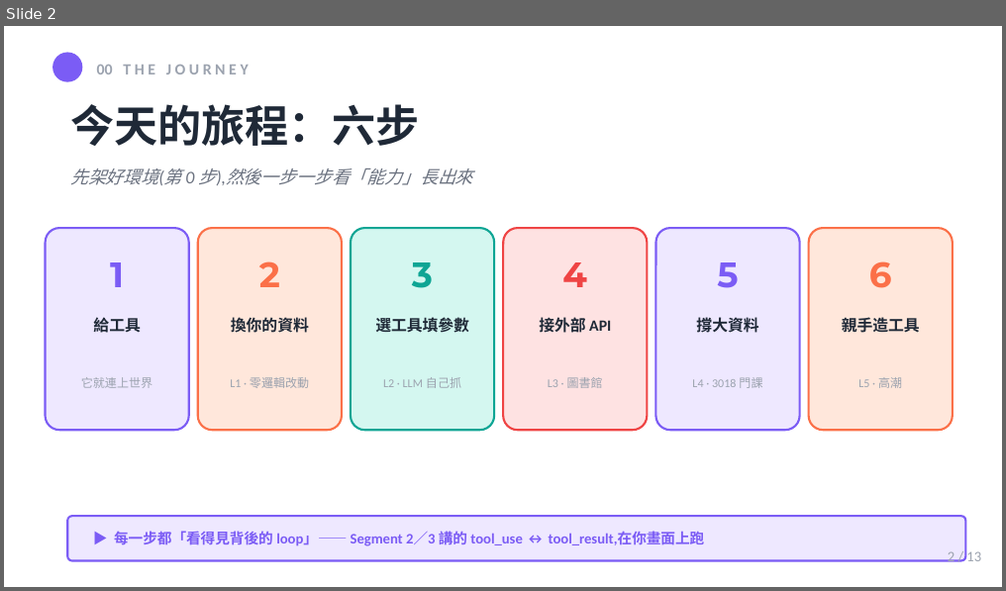
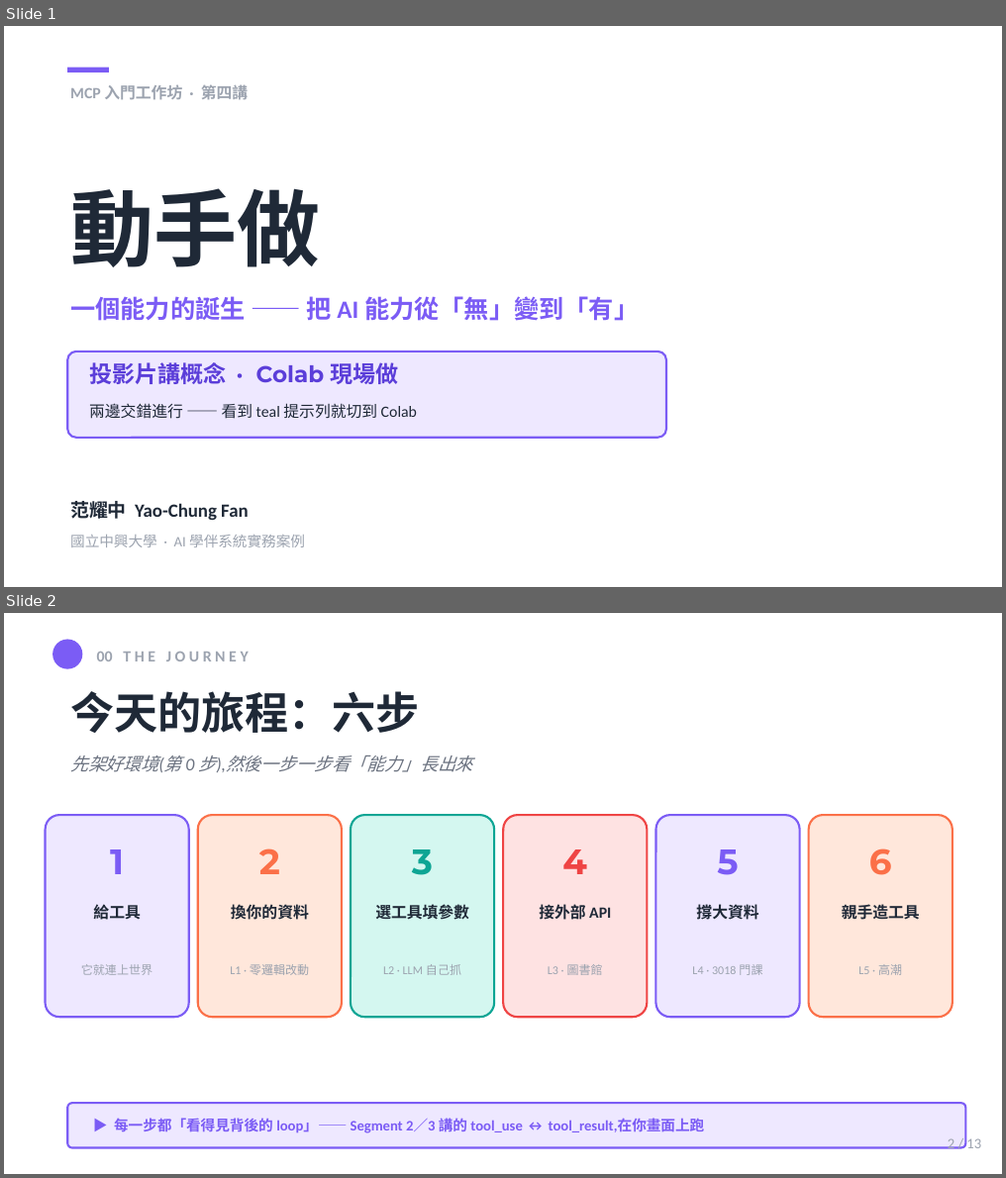
Before and after one commit to UDICatNCHU/nchu-mcp-workshop-2026, a slide deck: slides/04-hands-on-lab.pptx. Shown one above the other, each under a label of ours: slide 2 before the commit, slides 1 and 2 after it. The pictures are 1006x591 and 1006x1178 pixels, drawn with LibreOffice and Linux fonts; fonts in the diff are those of the drawing. Boxes give left, top, right and bottom in pixels: in the first picture for what was removed or moved away, otherwise in the second. Text is boxed around its words. In the diff, an @@ line names an element or a change of style, - is before the commit and + after.

Commit message:
style(seg4-slides): 封面/finale 對齊 01·03 白底慣例(不再用 midnight)
使用者要求視覺與現有各段投影片一致。原 04 封面/收尾用了 midnight,跟
01/02/03 的白底封面不一致。改成:
- 封面:白底 + violet 短條 + 「第四講」kicker + 大黑標題「動手做」+ violet 副標
  + violet pastel hook 卡 + 「范耀中 Yao-Chung Fan / 國立中興大學…」署名(套 03 版位)
- finale:白底三卡(連上世界 / 更真實的工具 / 親手造一支)+ 底部橋接 callout 到
  Segment 5(對齊 03 結尾的三卡 + bridge 慣例)
內容頁原本就用共用 lib_newstyle,維持不變。

```diff
--- a/slides/04-hands-on-lab.pptx
+++ b/slides/04-hands-on-lab.pptx
@@ slide 1 added at (x1=4, y1=26, x2=1002, y2=587), background #FFFFFF @@
@@ rectangle added at (x1=4, y1=26, x2=1002, y2=586), fill #FFFFFF @@
@@ rectangle added at (x1=68, y1=67, x2=109, y2=72), fill #7B5CF5 @@
@@ text added at (x1=70, y1=84, x2=248, y2=100), 11.2 pt, text #9CA3AF, bold @@
+MCP 入門工作坊 · 第四講
@@ text added at (x1=70, y1=188, x2=320, y2=268), 60 pt, text #1F2937, bold @@
+動手做
@@ text added at (x1=70, y1=296, x2=639, y2=321), 18 pt, text #7B5CF5, bold @@
+一個能力的誕生 —— 把 AI 能力從「無」變到「有」
@@ rounded rectangle added at (x1=68, y1=352, x2=666, y2=437), fill #EEE8FF, outline #7B5CF5 1.5 pt @@
@@ text added at (x1=89, y1=363, x2=399, y2=384), 16.5 pt, text #5B3ED9, bold @@
+投影片講概念 · Colab 現場做
@@ text added at (x1=89, y1=403, x2=417, y2=419), 11.2 pt, text #1F2937 @@
+兩邊交錯進行 —— 看到 teal 提示列就切到 Colab
@@ text added at (x1=70, y1=501, x2=248, y2=521), 13.5 pt, text #1F2937, bold @@
+范耀中 Yao-Chung Fan
@@ text added at (x1=70, y1=535, x2=305, y2=548), 10.5 pt, text #9CA3AF @@
+國立中興大學 · AI 學伴系統實務案例
```
Also in this commit, not shown: 1 slide changed, 1 slide removed, 1 other file.
